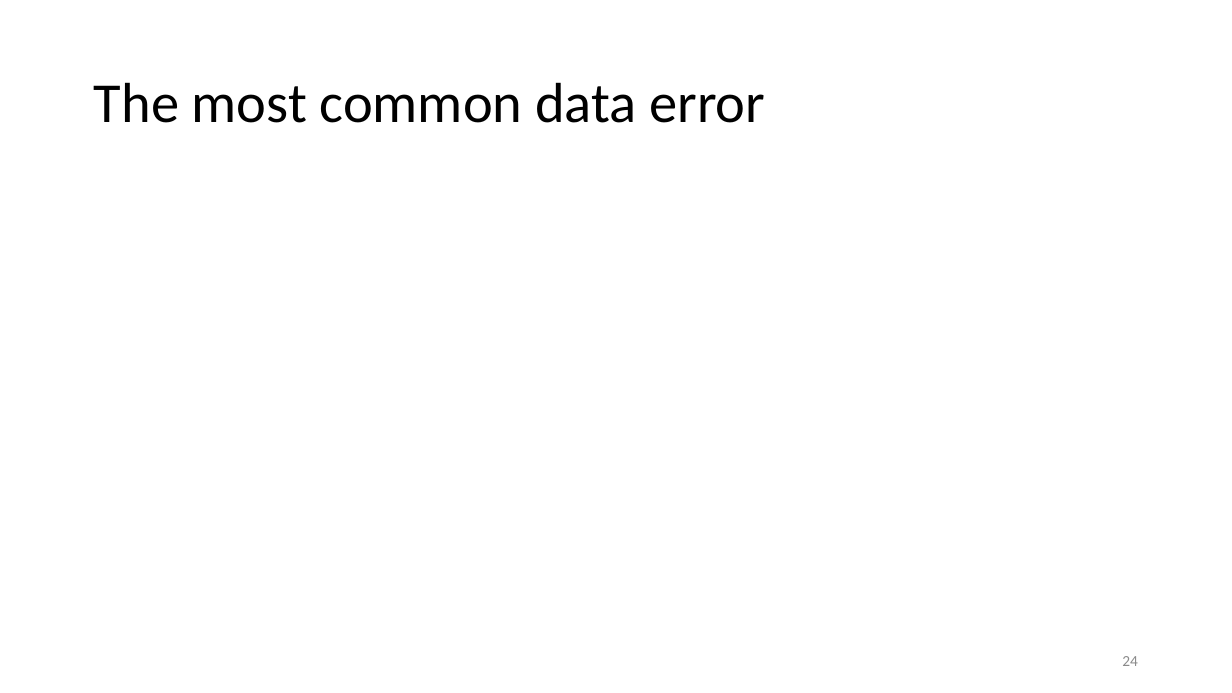
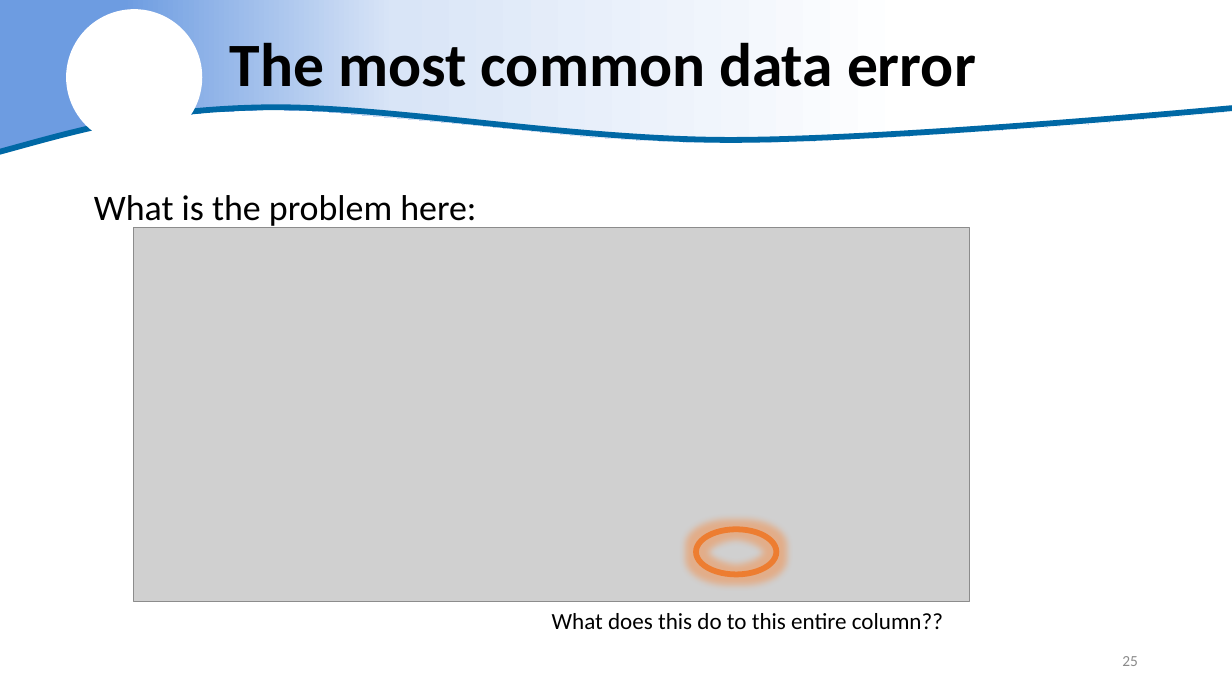
Before and after one commit to justinpriest/ADFG_R_Intro_Workshop, a slide deck: slide 25 of presentations/5 – Reading Real Data.pptx (slide 24 before the commit). Drawn at 1232x693 pixels with LibreOffice and Linux fonts; fonts in the diff are those of the drawing; grey boxes stand for pictures; background and template pictures are left out. Boxes give left, top, right and bottom in pixels: in the first picture for what was removed or moved away, otherwise in the second. Text is boxed around its words. In the diff, an @@ line names an element or a change of style, - is before the commit and + after.

Commit message:
updated code & powerpoint for Section 5 (reading data)

```diff
--- a/presentations/5 – Reading Real Data.pptx
+++ b/presentations/5 – Reading Real Data.pptx
@@ freeform shape added at [0,0,1232,152], fill gradient #6D9CE1 to #D9E5F7 to #FFFFFF @@
@@ ellipse added at [67,9,202,145], fill #FFFFFF @@
@@ title "The most common data error": place and size @@
-title "The most common data error" at [94,82,765,123]
+title "The most common data error" at [230,42,976,87]
@@ title "The most common data error" at [230,42,976,87]: size 44 to 48 pt, bold on @@
@@ freeform shape added at [0,107,1232,152], outline #DAE3F3 4.5 pt @@
@@ text added at [94,195,476,229], 28 pt, text #000000 @@
+What is the problem here:
@@ picture added at [134,227,970,602] @@
@@ ellipse added at [696,530,776,575], outline #ED7D31 4.5 pt @@
@@ text added at [552,613,943,629], 18 pt, text #000000 @@
+What does this do to this entire column??
@@ page number at [1122,656,1138,666]: text changed @@
-24
+25
```
Also in this commit, not shown: 34 other slides changed, 2 slides added, 2 other files.
